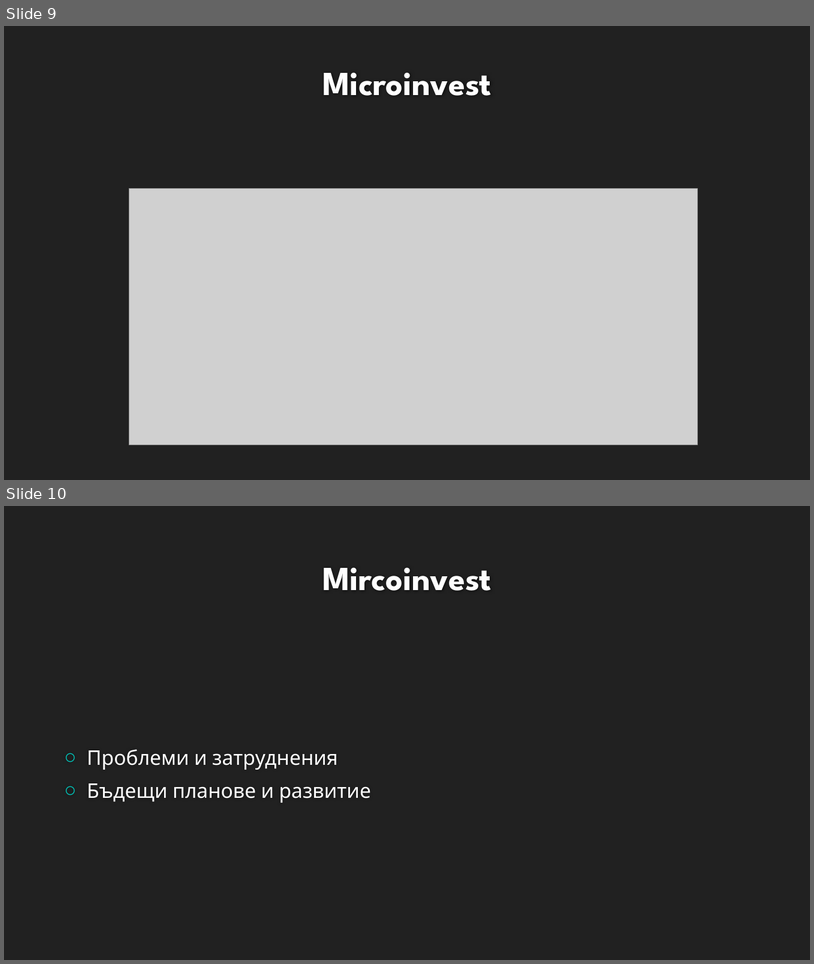
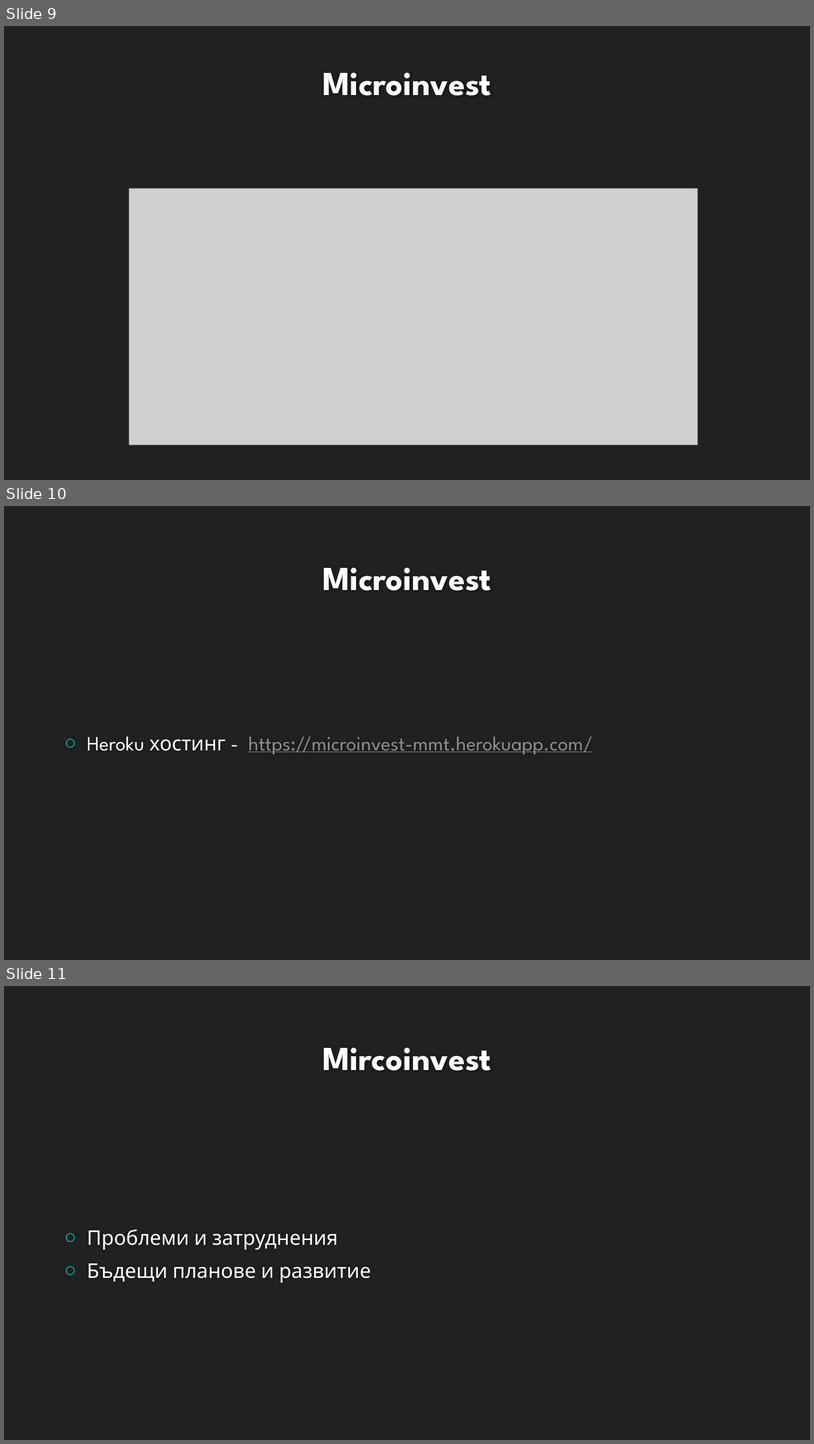
Before and after one commit to preslavPA/MMT-MicroInvest-2.0, a slide deck: docs and presentation/ММТ_Presentation_61663_61667.pptx. Shown one above the other, each under a label of ours: slides 9 and 10 before the commit, slides 9, 10 and 11 after it. The pictures are 814x964 and 814x1444 pixels, drawn with LibreOffice and Linux fonts; fonts in the diff are those of the drawing; grey boxes stand for pictures; background and template pictures are left out. Boxes give left, top, right and bottom in pixels: in the first picture for what was removed or moved away, otherwise in the second. Text is boxed around its words. In the diff, an @@ line names an element or a change of style, - is before the commit and + after.

Commit message:
Update presentation

```diff
--- a/docs and presentation/ММТ_Presentation_61663_61667.pptx
+++ b/docs and presentation/ММТ_Presentation_61663_61667.pptx
@@ slide 10 added at bbox=[4, 506, 810, 960], background #212121 @@
@@ title added at bbox=[323, 567, 492, 591], 40 pt, text #FEFEFE, bold @@
+Microinvest
@@ text added at bbox=[87, 736, 593, 754], 24 pt, text #8F8F8F, underline @@
+○ Heroku хостинг - https://microinvest-mmt.herokuapp.com/
@@ what was slide 10 is now slide 11 @@
```
